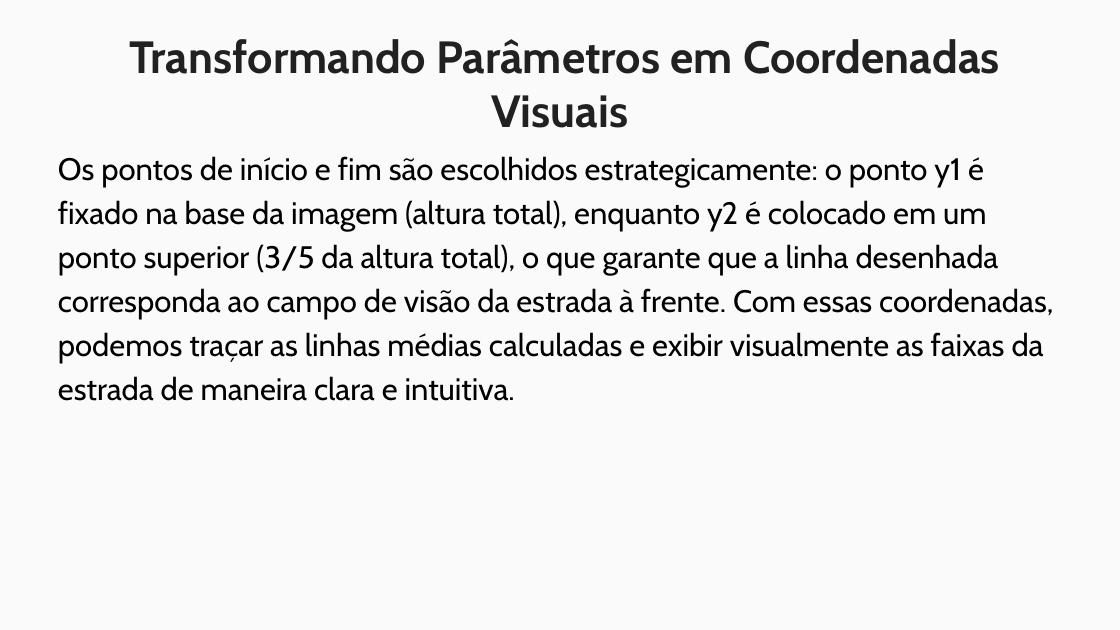
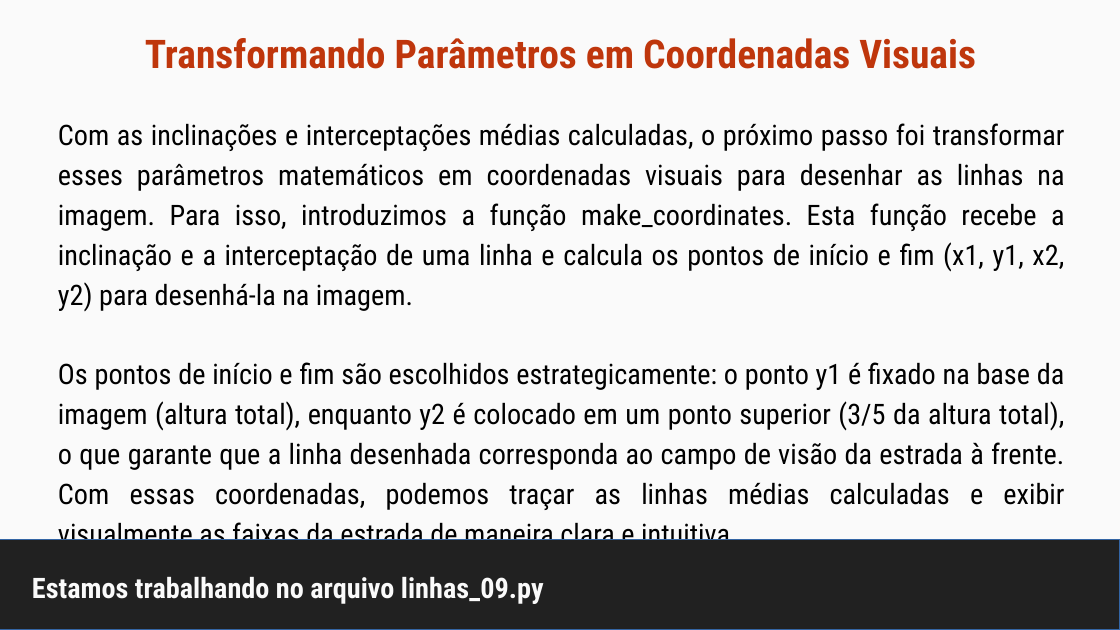
Before and after one commit to maurizioprizzi/finding_lanes, a slide deck: slide 30 of computer_vision_encounter_01.odp (slide 32 before the commit). Drawn at 1120x630 pixels with LibreOffice and Linux fonts; fonts in the diff are those of the drawing. Boxes give left, top, right and bottom in pixels: in the first picture for what was removed or moved away, otherwise in the second. Text is boxed around its words. In the diff, an @@ line names an element or a change of style, - is before the commit and + after.

Commit message:
final version and all the slides

```diff
--- a/computer_vision_encounter_01.odp
+++ b/computer_vision_encounter_01.odp
@@ title "Transformando Parâmetros em Coordenadas Visuais": place and size @@
-title "Transformando Parâmetros em Coordenadas Visuais" at box(130, 39, 1000, 128)
+title "Transformando Parâmetros em Coordenadas Visuais" at box(145, 38, 976, 69)
@@ title "Transformando Parâmetros em Coordenadas Visuais" at box(145, 38, 976, 69): size 32 to 28 pt, font Cabin to Roboto Condensed, text colour #212121 to #BF360C; vertical alignment top to middle @@
@@ text "Com as inclinações e interceptações ...": place and size @@
-text "Com as inclinações e interceptações ..." at box(58, 156, 1053, 401)
+text "Com as inclinações e interceptações ..." at box(58, 123, 1065, 551)
@@ text at box(58, 123, 1065, 311): paragraph added @@
+Com as inclinações e interceptações médias calculadas, o próximo passo foi transformar esses parâmetros matemáticos em coordenadas visuais para desenhar as linhas na imagem. Para isso, introduzimos a função make_coordinates. Esta função recebe a inclinação e a interceptação de uma linha e calcula os pontos de início e fim (x1, y1, x2, y2) para desenhá-la na imagem.
@@ text at box(58, 362, 1065, 551): size 22 to 20 pt, font Cabin to Roboto Condensed in "Os pontos de início e fim são ..."; alignment left to justified; line spacing 31.2pt to 28.4pt @@
@@ rectangle added at box(0, 540, 1120, 630), fill #212121, outline #3465A4 0 pt @@
@@ title added at box(32, 577, 544, 604), 20 pt, text #FAFAFA, bold @@
+Estamos trabalhando no arquivo linhas_09.py
```
Also in this commit, not shown: 7 other slides changed, 2 slides removed, 2 other files.
